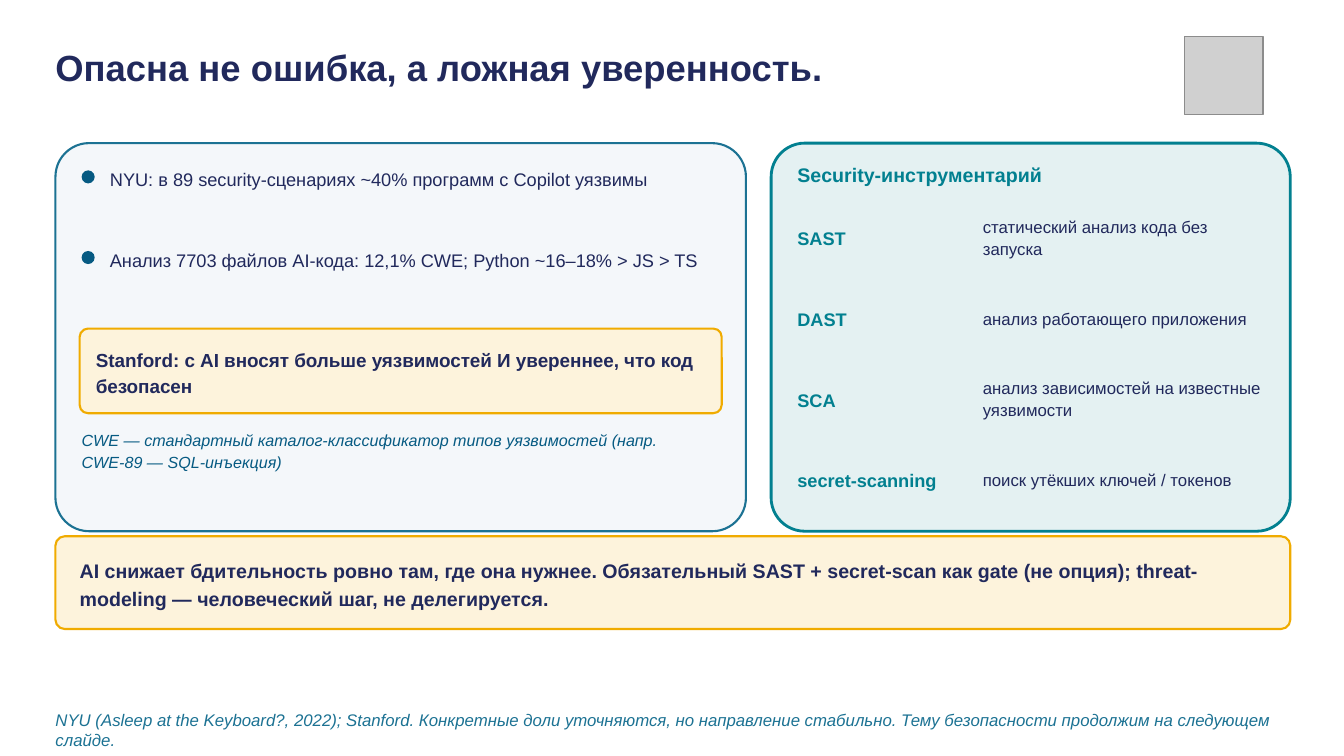
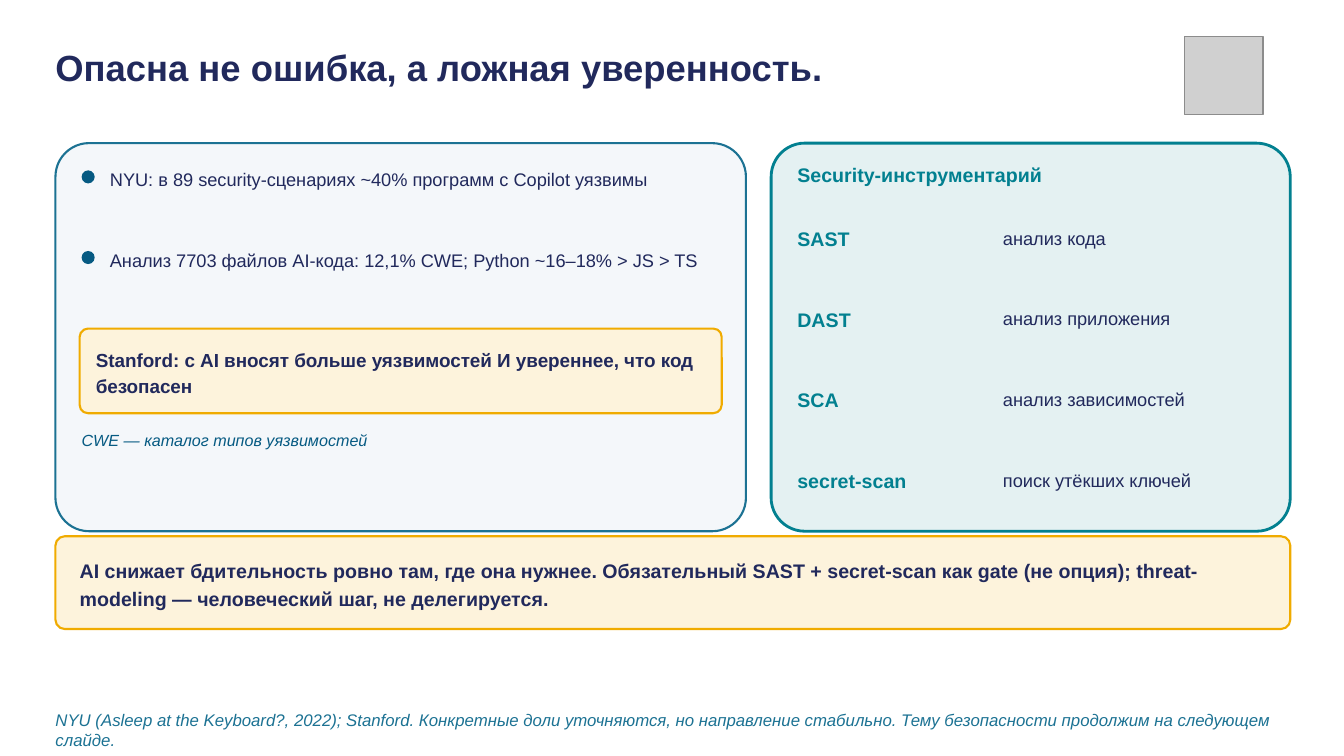
Before and after one commit to tellina-study/AI-usage-lessons, a slide deck: slide 21 of library/lectures/lec-04/rendered/lec-04.pptx. Drawn at 1344x756 pixels with LibreOffice and Linux fonts; fonts in the diff are those of the drawing; grey boxes stand for pictures. Boxes give left, top, right and bottom in pixels: in the first picture for what was removed or moved away, otherwise in the second. Text is boxed around its words. In the diff, an @@ line names an element or a change of style, - is before the commit and + after.

```diff
--- a/library/lectures/lec-04/rendered/lec-04.pptx
+++ b/library/lectures/lec-04/rendered/lec-04.pptx
@@ text at [1003, 235, 1106, 249]: text changed; size 12 to 13 pt @@
-статический анализ кода без запуска
+анализ кода
@@ text at [1003, 315, 1170, 329]: text changed; size 12 to 13 pt @@
-анализ работающего приложения
+анализ приложения
@@ size 13 to 14 pt in 3 elements at [797, 232, 849, 247], [797, 313, 850, 328], [797, 393, 838, 408] @@
@@ text at [1003, 392, 1184, 406]: text changed; size 12 to 13 pt @@
-анализ зависимостей на известные уязвимости
+анализ зависимостей
@@ text at [82, 434, 367, 450]: text changed @@
-CWE — стандартный каталог-классификатор типов уязвимостей (напр. CWE-89 — SQL-инъекция)
+CWE — каталог типов уязвимостей
@@ text at [797, 475, 906, 489]: text changed; size 13 to 14 pt @@
-secret-scanning
+secret-scan
@@ text at [1003, 473, 1191, 491]: text changed; size 12 to 13 pt @@
-поиск утёкших ключей / токенов
+поиск утёкших ключей
```
Also in this commit, not shown: 12 other slides changed, 3 slides added, 3 slides removed, 21 other files.
